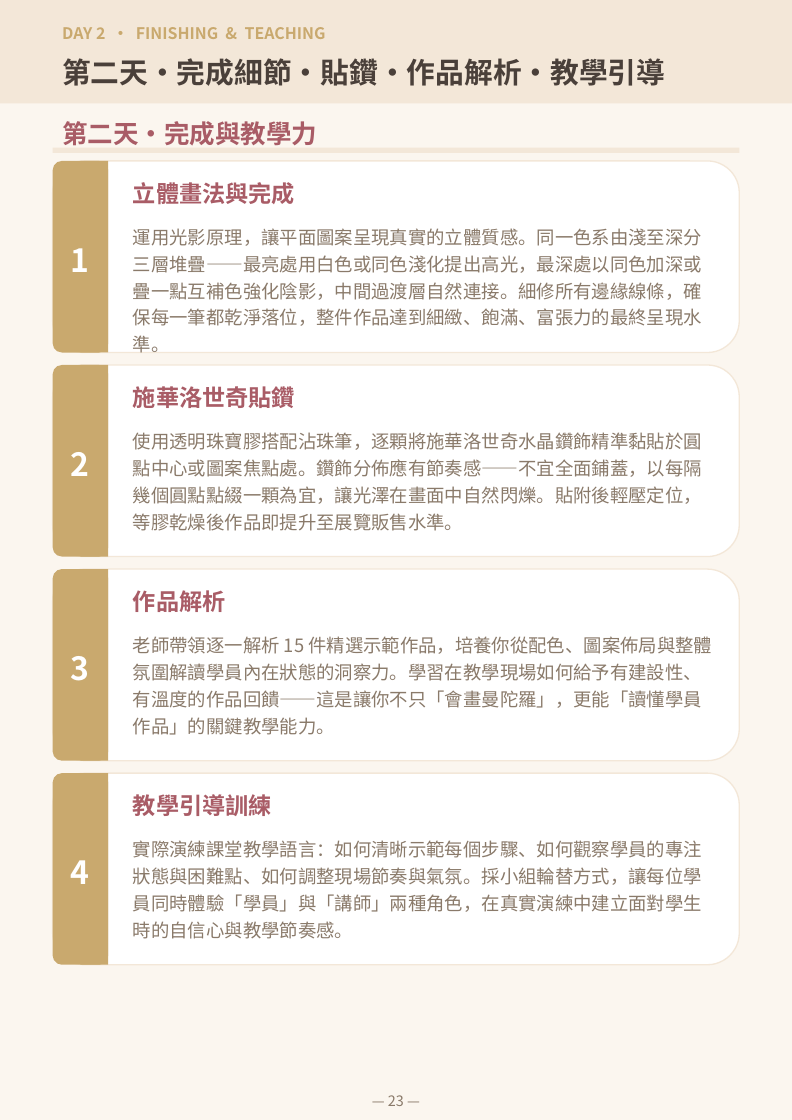
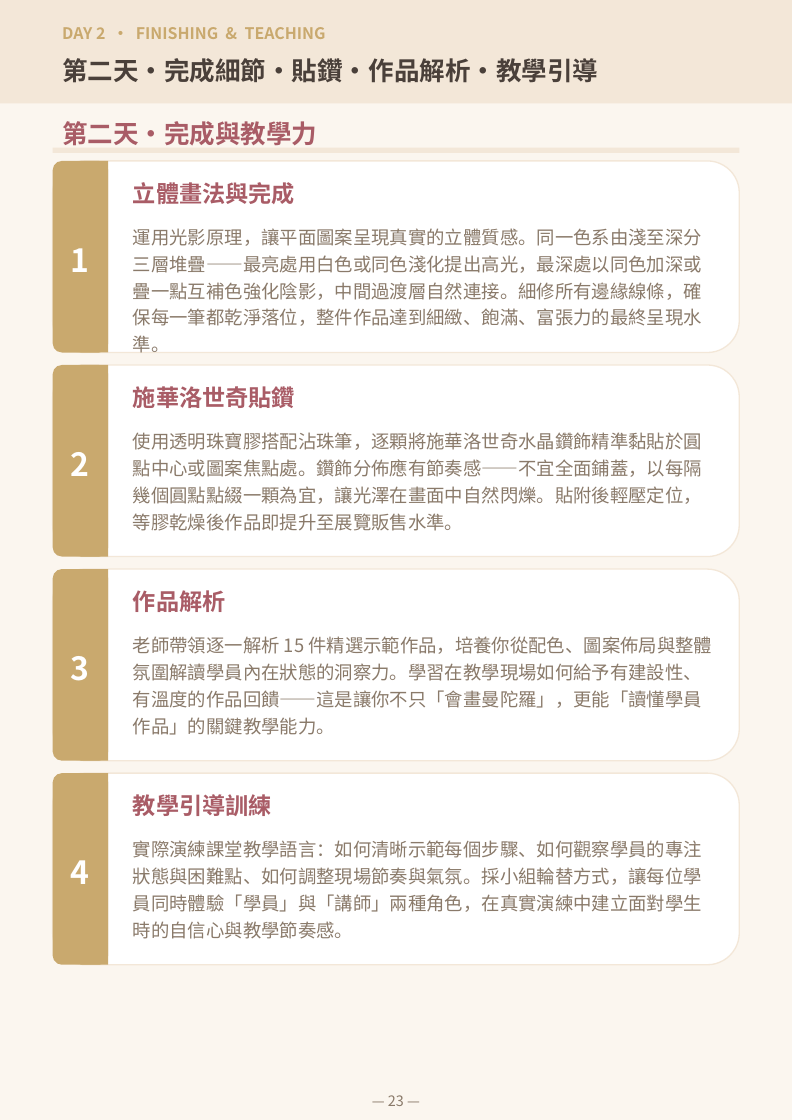
Before and after one commit to serina168/mandala-beginner, a slide deck: slide 23 of mandala_l1_handout.pptx. Drawn at 792x1120 pixels with LibreOffice and Linux fonts; fonts in the diff are those of the drawing; background and template pictures are left out. Boxes give left, top, right and bottom in pixels: in the first picture for what was removed or moved away, otherwise in the second. Text is boxed around its words. In the diff, an @@ line names an element or a change of style, - is before the commit and + after.

```diff
--- a/mandala_l1_handout.pptx
+++ b/mandala_l1_handout.pptx
@@ text "第二天・完成細節・貼鑽・作品解析・教學引導" at (x1=62, y1=58, x2=598, y2=83): size 21.6 to 19.2 pt @@
```
Also in this commit, not shown: 2 other slides changed, 1 other file.
